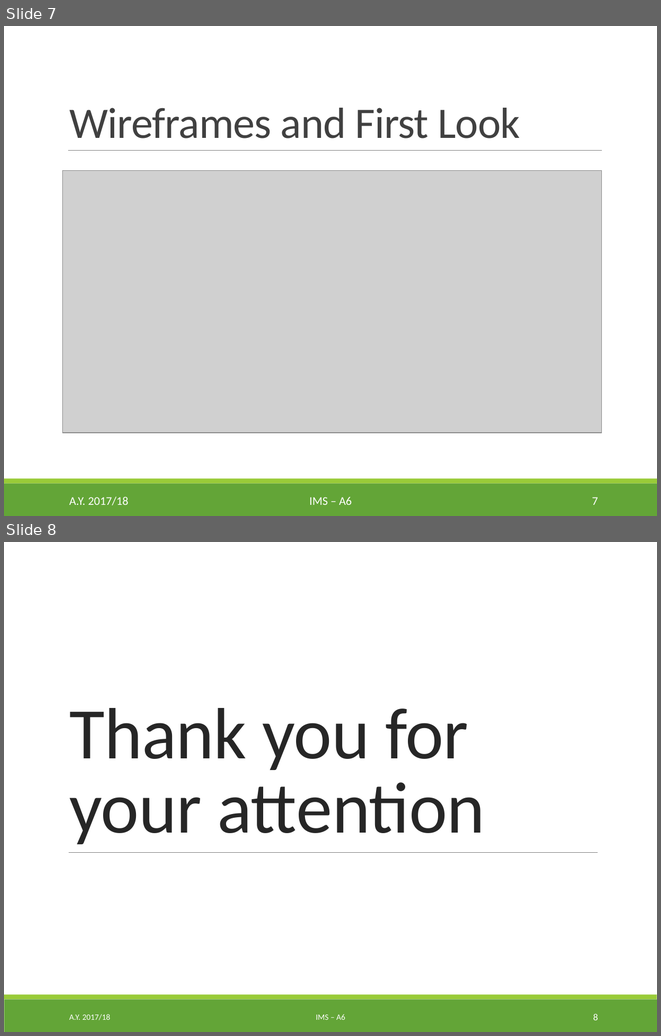
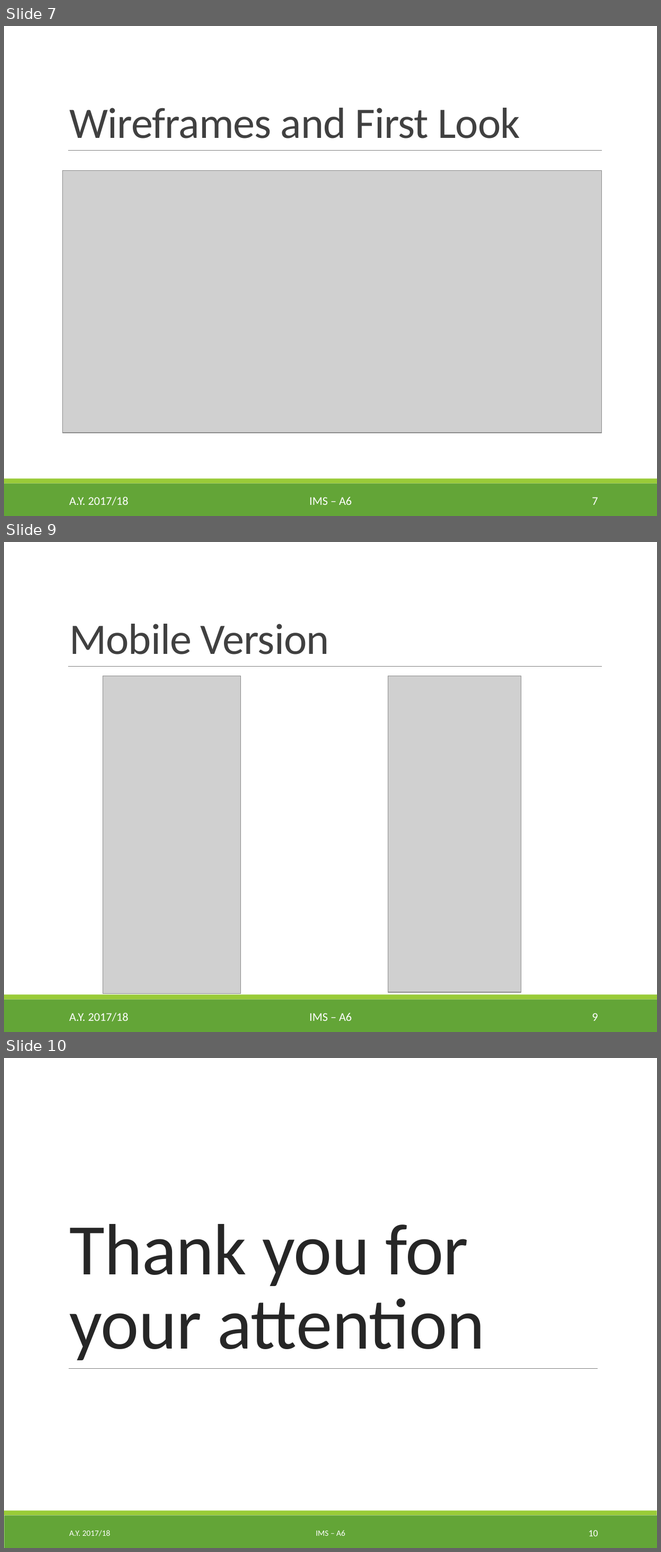
Before and after one commit to egcmi/IMS_project, a slide deck: Presentations/2. Intermediate presentation/IMS_A_6_Intermediate_Presentation.pptx. Shown one above the other, each under a label of ours: slides 7 and 8 before the commit, slides 7, 9 and 10 after it; the slides between them are not shown. The pictures are 661x1036 and 661x1552 pixels, drawn with LibreOffice and Linux fonts; fonts in the diff are those of the drawing; grey boxes stand for pictures. Boxes give left, top, right and bottom in pixels: in the first picture for what was removed or moved away, otherwise in the second. Text is boxed around its words. In the diff, an @@ line names an element or a change of style, - is before the commit and + after.

Commit message:
final presentation

```diff
--- a/Presentations/2. Intermediate presentation/IMS_A_6_Intermediate_Presentation.pptx
+++ b/Presentations/2. Intermediate presentation/IMS_A_6_Intermediate_Presentation.pptx
@@ slide 9 added at (x1=4, y1=542, x2=657, y2=1032), background #FFFFFF; not listed: 3 template elements that a slide beside it also shows @@
@@ title added at (x1=69, y1=624, x2=329, y2=654), 48 pt, text #404040 @@
+Mobile Version
@@ picture added at (x1=103, y1=676, x2=240, y2=993) @@
@@ picture added at (x1=388, y1=676, x2=521, y2=992) @@
@@ text added at (x1=69, y1=1012, x2=129, y2=1021), 13 pt, text #FFFFFF @@
+A.Y. 2017/18
@@ text added at (x1=309, y1=1013, x2=352, y2=1021), 13 pt, text #FFFFFF @@
+IMS – A6
@@ page number added at (x1=592, y1=1013, x2=598, y2=1021), 13 pt, text #FFFFFF @@
+9
@@ what was slide 8 is now slide 10 @@
@@ page number at (x1=589, y1=1530, x2=598, y2=1536): text changed @@
-8
+10
```
Also in this commit, not shown: 1 slide changed, 1 other slide added, 3 other files.
